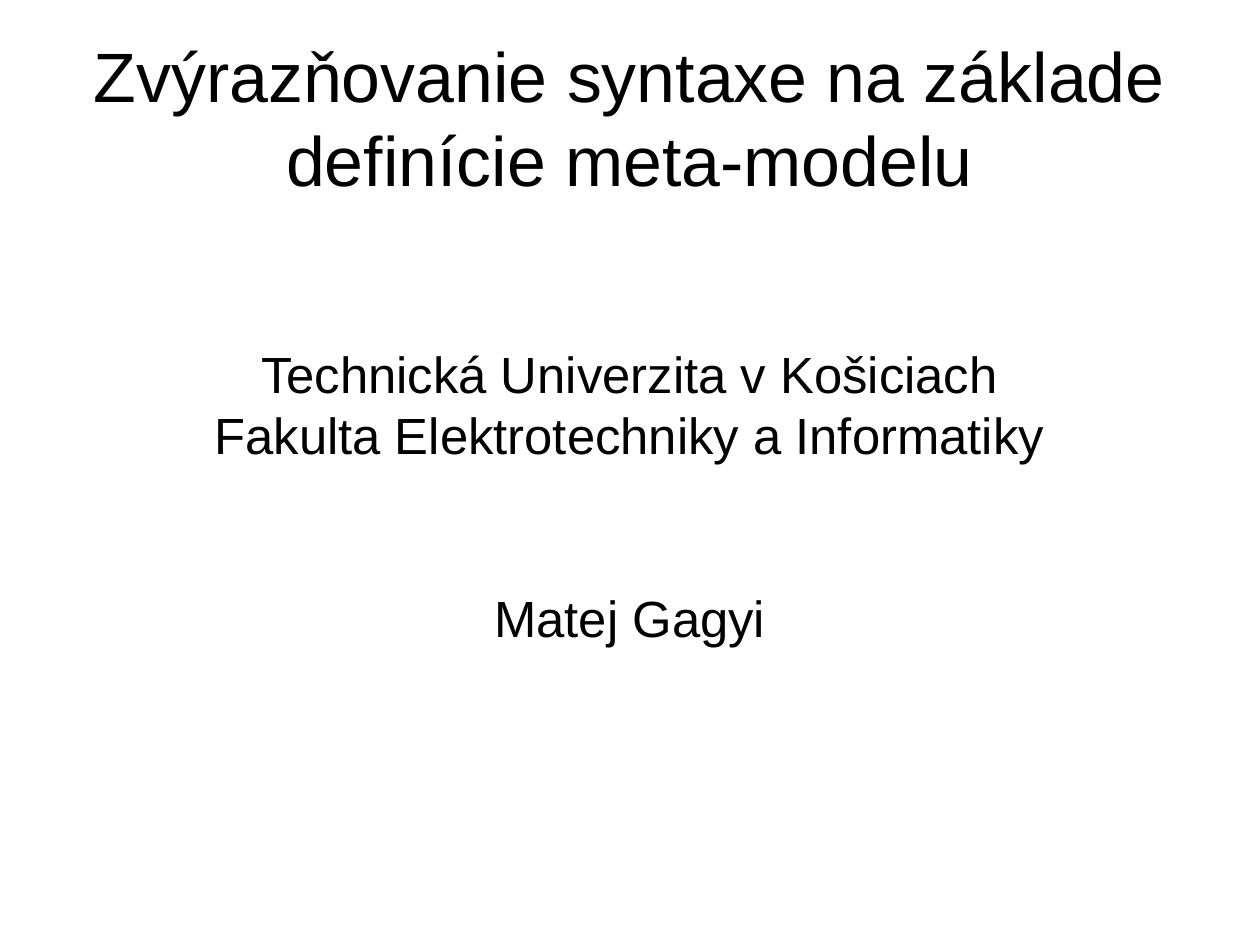
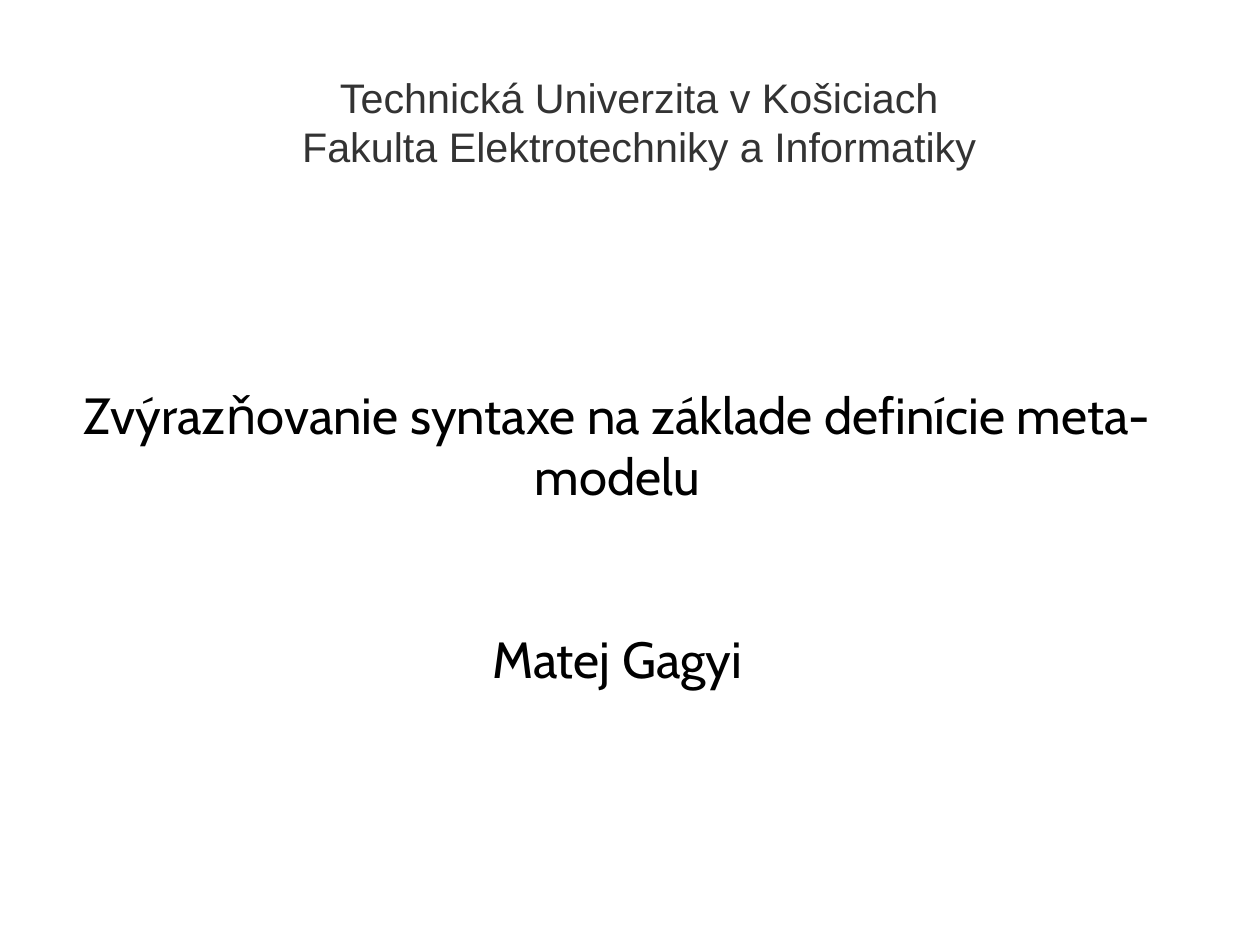
Before and after one commit to yin/syntaxer, a slide deck: slide 1 of obhajoba/bc2014-obhajoba15-prezentacia.odp. Drawn at 1260x945 pixels with LibreOffice and Linux fonts; fonts in the diff are those of the drawing; background and template pictures are left out. Boxes give left, top, right and bottom in pixels: in the first picture for what was removed or moved away, otherwise in the second. Text is boxed around its words. In the diff, an @@ line names an element or a change of style, - is before the commit and + after.

```diff
--- a/obhajoba/bc2014-obhajoba15-prezentacia.odp
+++ b/obhajoba/bc2014-obhajoba15-prezentacia.odp
@@ title at box(302, 82, 976, 170): text changed; size 32 to 26 pt; text colour #000000 to #333333 @@
-Technická Univerzita v Košiciach
-Fakulta Elektrotechniky a Informatiky
-Matej Gagyi
+Technická Univerzita v Košiciach
+Fakulta Elektrotechniky a Informatiky
@@ subtitle "Zvýrazňovanie syntaxe na základe definície ...": place and size @@
-subtitle "Zvýrazňovanie syntaxe na základe definície ..." at box(94, 50, 1165, 187)
+subtitle "Zvýrazňovanie syntaxe na základe definície ..." at box(410, 396, 1151, 689)
@@ subtitle at box(410, 396, 1151, 496): size 44 to 32 pt, font Arial to Cabin in "Zvýrazňovanie syntaxe na základe definície meta-modelu" @@
@@ subtitle at box(492, 641, 742, 689): paragraph added @@
+Matej Gagyi
```
Also in this commit, not shown: 2 other slides changed, 32 slides added, 7 slides removed, 31 other files.
